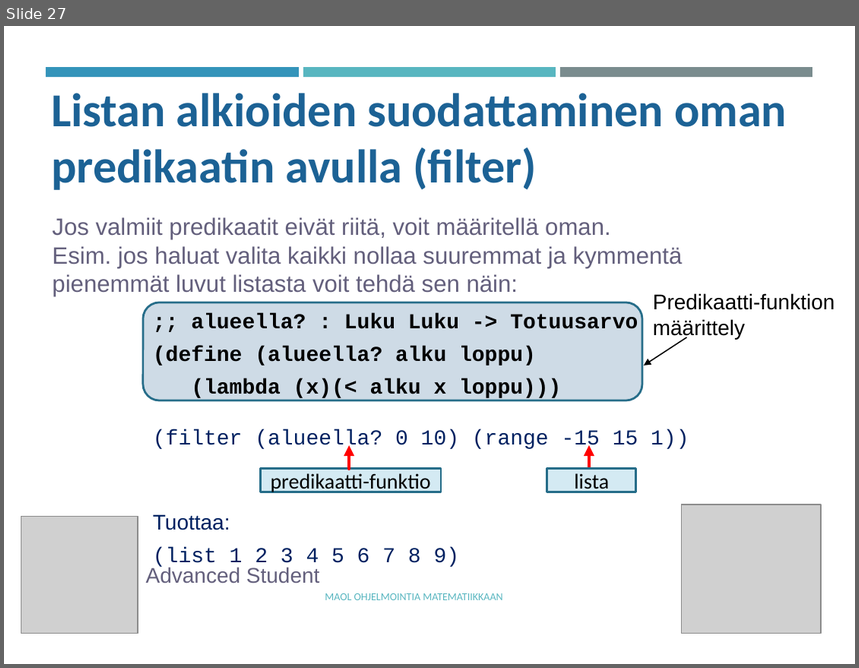
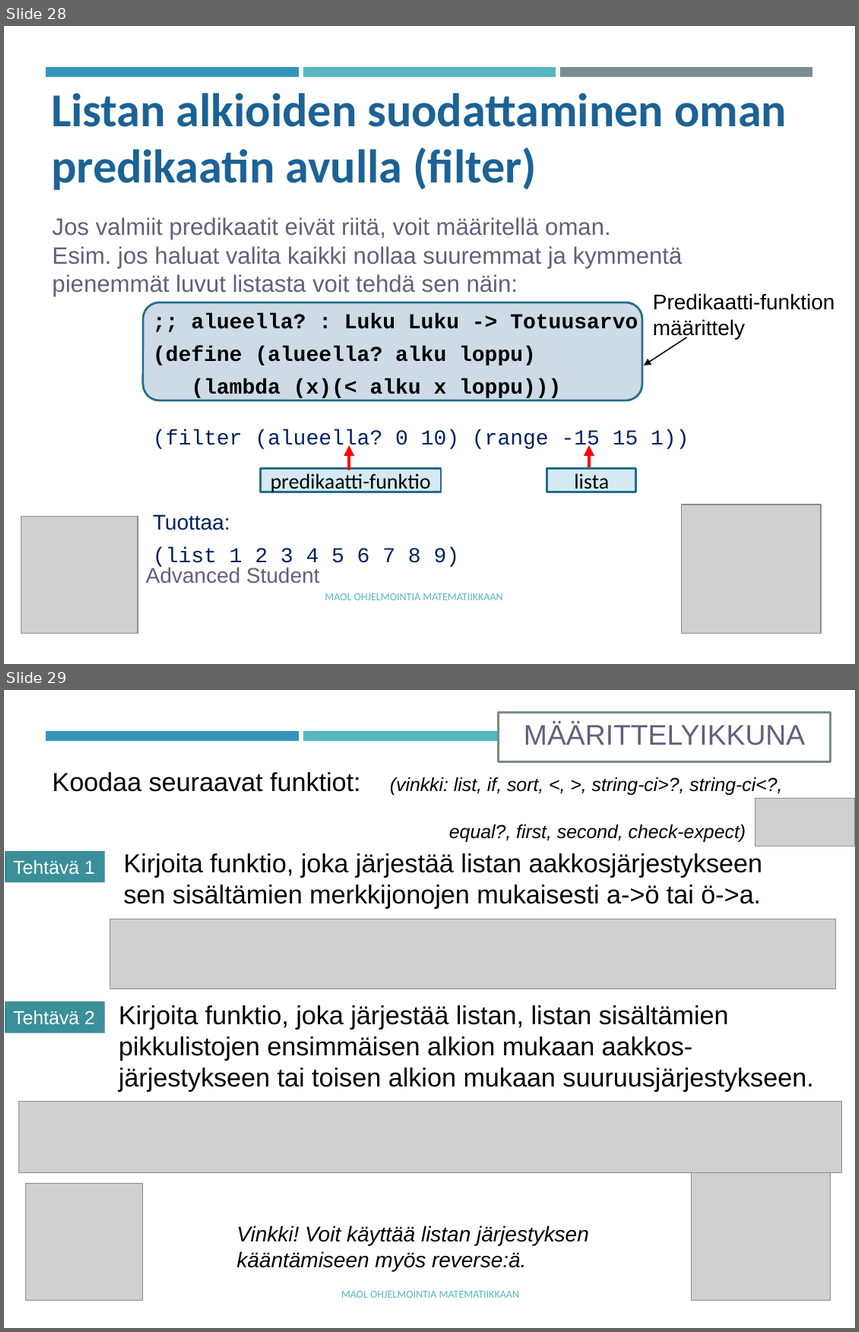
Before and after one commit to tyynetyyne/tyynetyyne.github.io, a slide deck: tehtavat/tiedostot/maol/power_point/Racket-MAOL-9-listat.pptx. Shown one above the other, each under a label of ours: slide 27 before the commit, slides 28 and 29 after it. The pictures are 859x668 and 859x1332 pixels, drawn with LibreOffice and Linux fonts; fonts in the diff are those of the drawing; grey boxes stand for pictures. Boxes give left, top, right and bottom in pixels: in the first picture for what was removed or moved away, otherwise in the second. Text is boxed around its words. In the diff, an @@ line names an element or a change of style, - is before the commit and + after.

Commit message:
Added sort

```diff
--- a/tehtavat/tiedostot/maol/power_point/Racket-MAOL-9-listat.pptx
+++ b/tehtavat/tiedostot/maol/power_point/Racket-MAOL-9-listat.pptx
@@ slide 29 added at [4, 690, 855, 1328], background #FFFFFF; not listed: 2 template elements that a slide beside it also shows @@
@@ rectangle added at [499, 712, 831, 761], fill #FFFFFF, outline #7A8C8E 1.75 pt, 24 pt, text #635F7C @@
+MÄÄRITTELYIKKUNA
@@ text added at [52, 772, 782, 842], 16 pt, text #000000, italic @@
+Koodaa seuraavat funktiot: (vinkki: list, if, sort, <, >, string-ci>?, string-ci<?,
+equal?, first, second, check-expect)
@@ picture added at [755, 798, 855, 846] @@
@@ rectangle added at [5, 851, 104, 882], fill #3A8F98, 16 pt, text #FFFFFF @@
+Tehtävä 1
@@ text added at [123, 853, 763, 909], 22 pt, text #000000 @@
+Kirjoita funktio, joka järjestää listan aakkosjärjestykseen sen sisältämien merkkijonojen mukaisesti a->ö tai ö->a.
@@ picture added at [110, 919, 835, 989] @@
@@ rectangle added at [5, 1002, 104, 1033], fill #3A8F98, 16 pt, text #FFFFFF @@
+Tehtävä 2
@@ text added at [119, 1005, 813, 1091], 22 pt, text #000000 @@
+Kirjoita funktio, joka järjestää listan, listan sisältämien pikkulistojen ensimmäisen alkion mukaan aakkos-järjestykseen tai toisen alkion mukaan suuruusjärjestykseen.
@@ picture added at [18, 1102, 842, 1173] @@
@@ picture added at [26, 1184, 143, 1300] @@
@@ picture added at [692, 1173, 832, 1301] @@
@@ text added at [237, 1226, 589, 1271], 18 pt, text #000000, italic @@
+Vinkki! Voit käyttää listan järjestyksen kääntämiseen myös reverse:ä.
@@ text added at [341, 1291, 519, 1298], 9 pt, text #58B6C0 @@
+MAOL OHJELMOINTIA MATEMATIIKKAAN
@@ what was slide 27 is now slide 28 @@
```
Also in this commit, not shown: 6 slides changed, 1 other slide added, 6 other files.
